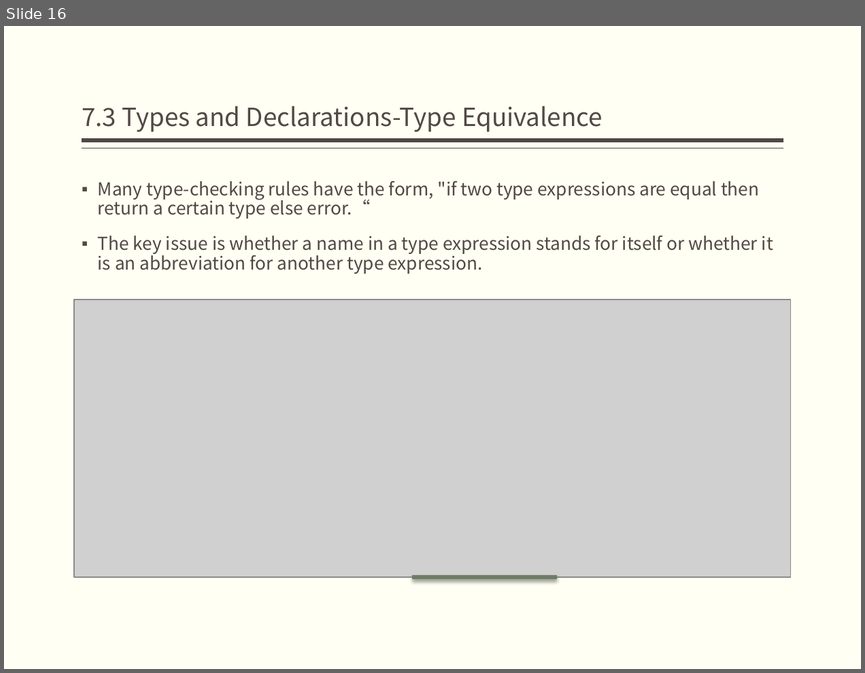
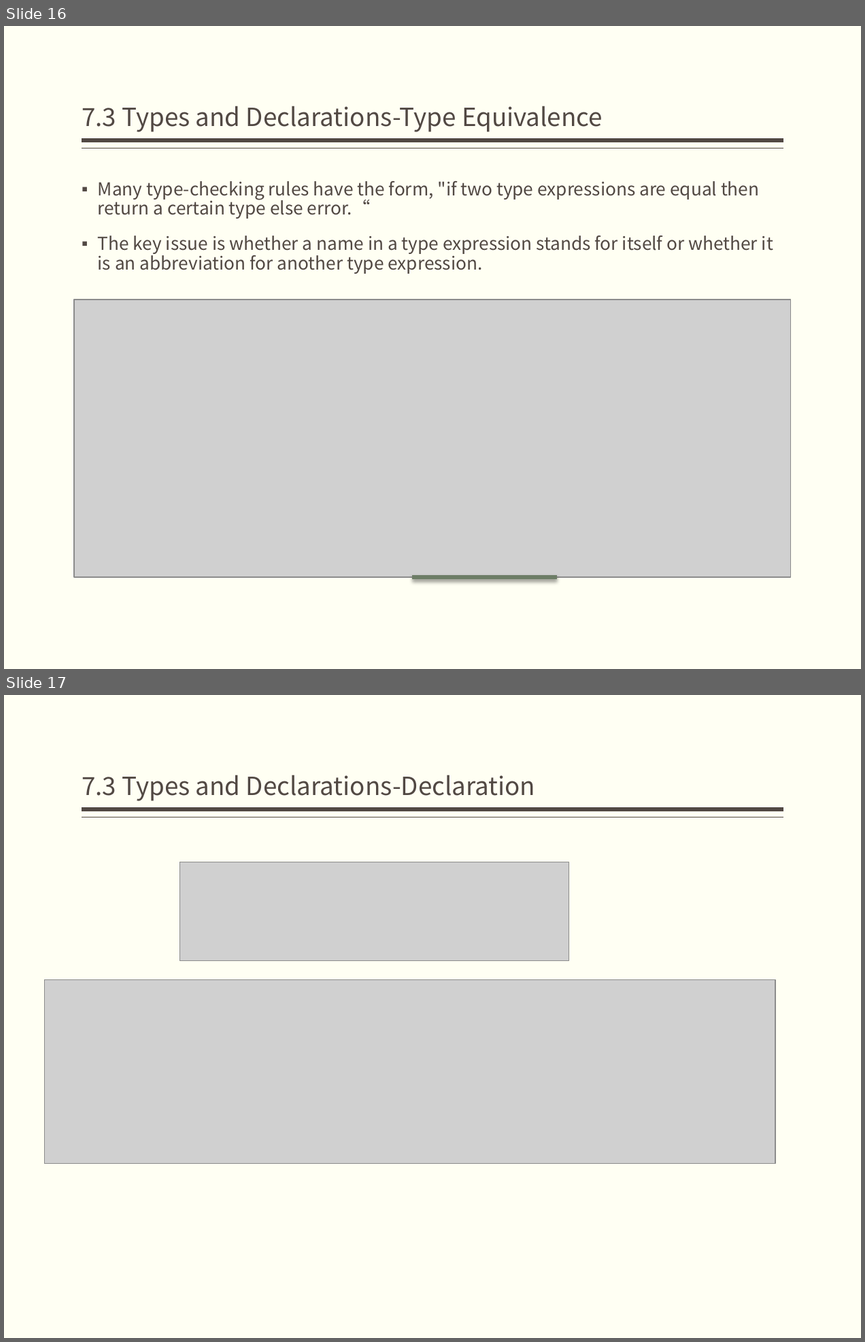
Before and after one commit to bonkboykz/jz81.github.io, a slide deck: course/compiler/LectureNotes/(Spring2017)Lecture7.pptx. Shown one above the other, each under a label of ours: slide 16 before the commit, slides 16 and 17 after it. The pictures are 865x673 and 865x1342 pixels, drawn with LibreOffice and Linux fonts; fonts in the diff are those of the drawing; grey boxes stand for pictures. Boxes give left, top, right and bottom in pixels: in the first picture for what was removed or moved away, otherwise in the second. Text is boxed around its words. In the diff, an @@ line names an element or a change of style, - is before the commit and + after.

```diff
--- a/course/compiler/LectureNotes/(Spring2017)Lecture7.pptx
+++ b/course/compiler/LectureNotes/(Spring2017)Lecture7.pptx
@@ slide 17 added at [4,695,861,1338], background #FFFFF3; not listed: 2 template elements that a slide beside it also shows @@
@@ title added at [82,775,535,801], 21 pt, text #514843 @@
+7.3 Types and Declarations-Declaration
@@ picture added at [179,862,568,962] @@
@@ picture added at [44,979,775,1163] @@
```
Also in this commit, not shown: 1 slide changed, 4 other slides added.
